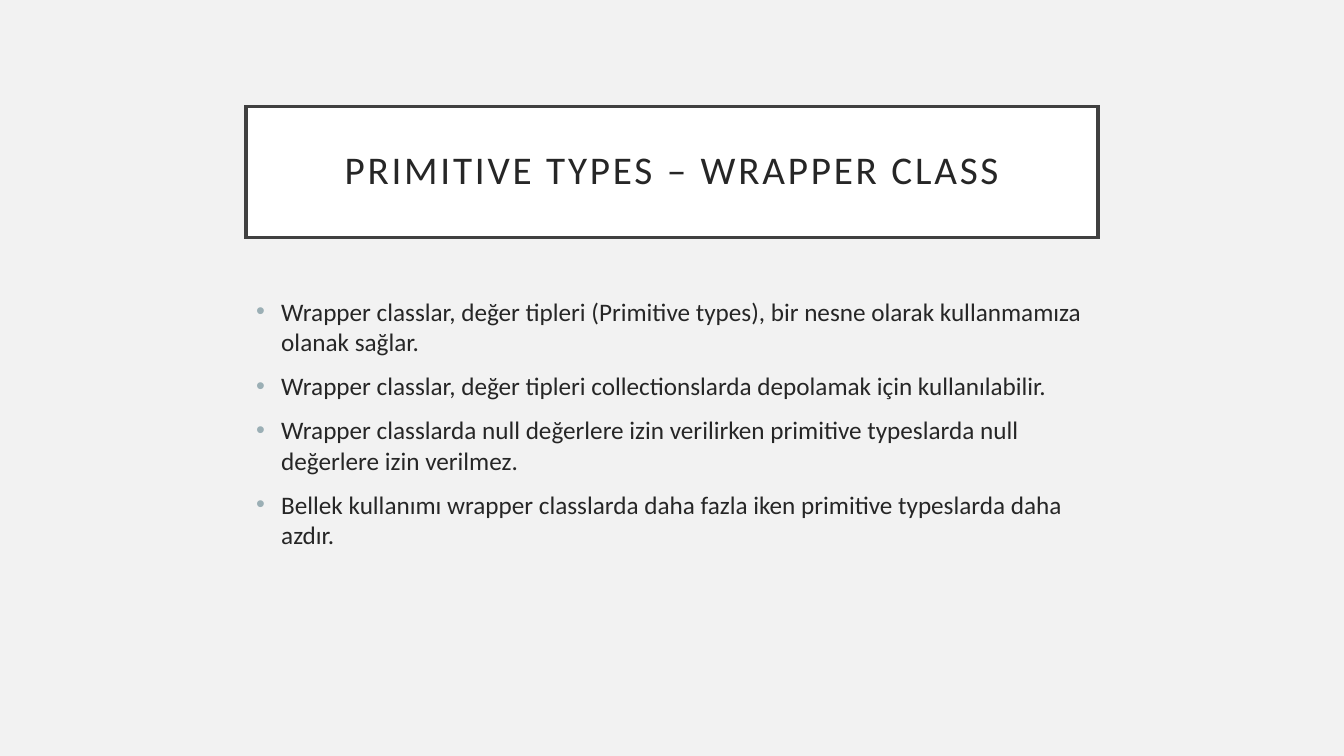
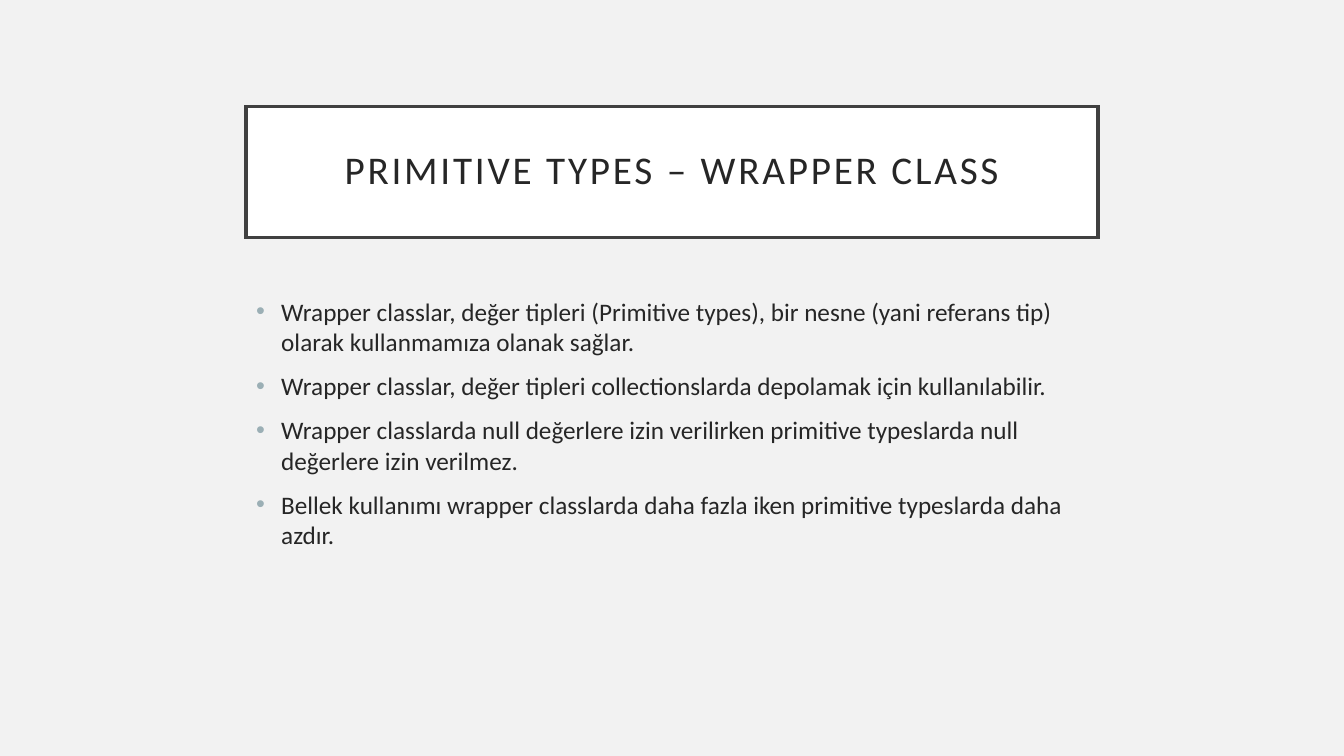
Before and after one commit to 207-Atmosware-Java-Bootcamp/5-hafta-pazartesi-javase-ardakozann, a slide deck: slide 97 of Turkcell_bootcamp_ArdaKozan.pptx. Drawn at 1344x756 pixels with LibreOffice and Linux fonts; fonts in the diff are those of the drawing. Boxes give left, top, right and bottom in pixels: in the first picture for what was removed or moved away, otherwise in the second. Text is boxed around its words. In the diff, an @@ line names an element or a change of style, - is before the commit and + after.

```diff
--- a/Turkcell_bootcamp_ArdaKozan.pptx
+++ b/Turkcell_bootcamp_ArdaKozan.pptx
@@ text at [281, 302, 1051, 356]: text changed @@
-• Wrapper classlar, değer tipleri (Primitive types), bir nesne olarak kullanmamıza olanak sağlar.
+• Wrapper classlar, değer tipleri (Primitive types), bir nesne (yani referans tip) olarak kullanmamıza olanak sağlar.
```
Also in this commit, not shown: 2 other slides changed.
